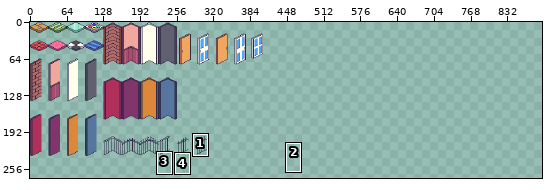
Sprite sheet, stored at tgp/Resources/Casa/TileSetCasa.png. The first picture is a wide view before the edit; the outline marks the close-up.
Close-up. Before the edit:
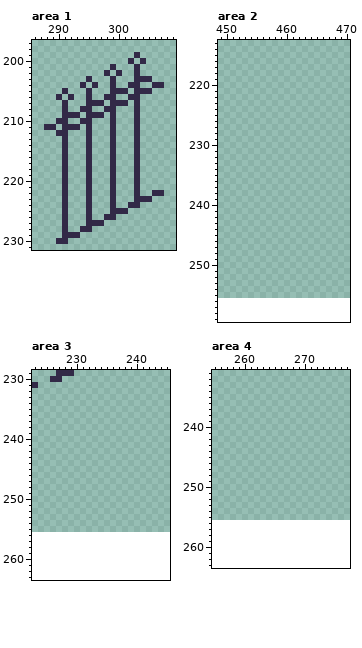
The file is 512x256 pixels. Pixels under 10% opacity are left out. Colours within 5 levels of each other are drawn and written as one. Shown: area 1: x 286..309, y 197..231; area 2: x 449..470, y 213..259; area 3: x 223..245, y 229..263; area 4: x 255..277, y 231..263. The old version is drawn lined up with the new one, on the new canvas. The wide view leaves out empty margins. The commit also changed other parts of the picture, which this record leaves out.
Once edited:
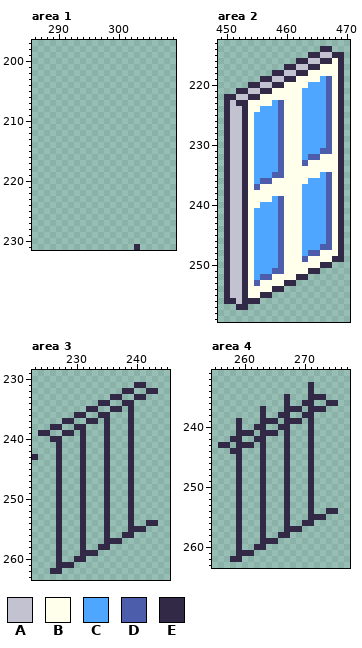
Palette (. is transparent): A #c2c2d1  B #ffffeb  C #4da6fffa  D #4b5babfa  E #322947
The edit:
canvas 512x256 -> 1024x288
Area 1:
y 199: x 303 E -> .
y 200: x 302 E -> .; x 304 E -> .
y 201: x 299 E -> .; x 303 E -> .
y 202: x 298 E -> .; x 300 E -> .; x 303 E -> .
y 203: x 295 E -> .; x 299 E -> .; x 303..305 EEE -> ...
y 204: x 294 E -> .; x 296 E -> .; x 299 E -> .; x 302..303 EE -> ..; x 306..307 EE -> ..
y 205: x 291 E -> .; x 295 E -> .; x 299..301 EEE -> ...; x 303..305 EEE -> ...
y 206: x 290 E -> .; x 292 E -> .; x 295 E -> .; x 298..299 EE -> ..; x 302..303 EE -> ..
y 207: x 291 E -> .; x 295..297 EEE -> ...; x 299..301 EEE -> ...; x 303 E -> .
y 208: x 291 E -> .; x 294..295 EE -> ..; x 298..299 EE -> ..; x 303 E -> .
y 209: x 291..293 EEE -> ...; x 295..297 EEE -> ...; x 299 E -> .; x 303 E -> .
y 210: x 290..291 EE -> ..; x 294..295 EE -> ..; x 299 E -> .; x 303 E -> .
y 211: x 288..289 EE -> ..; x 291..293 EEE -> ...; x 295 E -> .; x 299 E -> .; x 303 E -> .
y 212: x 290..291 EE -> ..; x 295 E -> .; x 299 E -> .; x 303 E -> .
y 213..221: x 291 E -> .; x 295 E -> .; x 299 E -> .; x 303 E -> .
y 222: x 291 E -> .; x 295 E -> .; x 299 E -> .; x 303 E -> .; x 306..307 EE -> ..
y 223: x 291 E -> .; x 295 E -> .; x 299 E -> .; x 303..305 EEE -> ...
y 224: x 291 E -> .; x 295 E -> .; x 299 E -> .; x 302..303 EE -> ..
y 225: x 291 E -> .; x 295 E -> .; x 299..301 EEE -> ...
y 226: x 291 E -> .; x 295 E -> .; x 298..299 EE -> ..
y 227: x 291 E -> .; x 295..297 EEE -> ...
y 228: x 291 E -> .; x 294..295 EE -> ..
y 229: x 291..293 EEE -> ...
y 230: x 290..291 EE -> ..
y 231: x 303 . -> E
Area 2:
y 214: x 466..467 .. -> EE
y 215: x 464..469 ...... -> EEAAEE
y 216: x 462..469 ........ -> EEAAEEBE
y 217: x 460..469 .......... -> EEAAEEBBBE
y 218: x 458..469 ............ -> EEAAEEBBBBBE
y 219: x 456..469 .............. -> EEAAEEBBBBCDBE
y 220: x 454..469 ................ -> EEAAEEBBBBCCCDBE
y 221: x 452..469 .................. -> EEAAEEBBBBBCCCCDBE
y 222: x 450..469 .................... -> EEAAEEBBBBBBBCCCCDBE
y 223: x 450..469 .................... -> EAEEBBBBCDBBBCCCCDBE
y 224: x 450..469 .................... -> EAAEBBCCCDBBBCCCCDBE
y 225..230: x 450..469 .................... -> EAAEBCCCCDBBBCCCCDBE
y 231: x 450..469 .................... -> EAAEBCCCCDBBBCCCDDBE
y 232: x 450..469 .................... -> EAAEBCCCCDBBBCDDBBBE
y 233: x 450..469 .................... -> EAAEBCCCCDBBBDBBBBBE
y 234: x 450..469 .................... -> EAAEBCCCCDBBBBBBBBBE
y 235: x 450..469 .................... -> EAAEBCCCDDBBBBBBCDBE
y 236: x 450..469 .................... -> EAAEBCDDBBBBBBCCCDBE
y 237: x 450..469 .................... -> EAAEBDBBBBBBBCCCCDBE
y 238: x 450..469 .................... -> EAAEBBBBBBBBBCCCCDBE
y 239: x 450..469 .................... -> EAAEBBBBCDBBBCCCCDBE
y 240: x 450..469 .................... -> EAAEBBCCCDBBBCCCCDBE
y 241..246: x 450..469 .................... -> EAAEBCCCCDBBBCCCCDBE
y 247: x 450..469 .................... -> EAAEBCCCCDBBBCCCDDBE
y 248: x 450..469 .................... -> EAAEBCCCCDBBBCDDBBBE
y 249: x 450..469 .................... -> EAAEBCCCCDBBBDBBBBEE
y 250: x 450..467 .................. -> EAAEBCCCCDBBBBBBEE
y 251: x 450..465 ................ -> EAAEBCCCDDBBBBEE
y 252: x 450..463 .............. -> EAAEBCDDBBBBEE
y 253: x 450..461 ............ -> EAAEBDBBBBEE
y 254: x 450..459 .......... -> EAAEBBBBEE
y 255: x 450..457 ........ -> EAAEBBEE
y 256: x 450..455 ...... -> EEAEEE
y 257: x 452..453 .. -> EE
Area 3:
y 229: x 227..229 EEE -> ...
y 230: x 226..227 EE -> ..
y 231: x 223 E -> .; x 240..241 .. -> EE
y 232: x 238..239 .. -> EE; x 242..243 .. -> EE
y 233: x 236..237 .. -> EE; x 240..241 .. -> EE
y 234: x 234..235 .. -> EE; x 238..239 .. -> EE
y 235: x 232..233 .. -> EE; x 236..237 .. -> EE; x 239 . -> E
y 236: x 230..231 .. -> EE; x 234..235 .. -> EE; x 239 . -> E
y 237: x 228..229 .. -> EE; x 232..233 .. -> EE; x 235 . -> E; x 239 . -> E
y 238: x 226..227 .. -> EE; x 230..231 .. -> EE; x 235 . -> E; x 239 . -> E
y 239: x 224..225 .. -> EE; x 228..229 .. -> EE; x 231 . -> E; x 235 . -> E; x 239 . -> E
y 240: x 226..227 .. -> EE; x 231 . -> E; x 235 . -> E; x 239 . -> E
y 241..242: x 227 . -> E; x 231 . -> E; x 235 . -> E; x 239 . -> E
y 243: x 223 . -> E; x 227 . -> E; x 231 . -> E; x 235 . -> E; x 239 . -> E
y 244..253: x 227 . -> E; x 231 . -> E; x 235 . -> E; x 239 . -> E
y 254: x 227 . -> E; x 231 . -> E; x 235 . -> E; x 239 . -> E; x 242..243 .. -> EE
y 255: x 227 . -> E; x 231 . -> E; x 235 . -> E; x 239..241 ... -> EEE
y 256: x 227 . -> E; x 231 . -> E; x 235 . -> E; x 238..239 .. -> EE
y 257: x 227 . -> E; x 231 . -> E; x 235..237 ... -> EEE
y 258: x 227 . -> E; x 231 . -> E; x 234..235 .. -> EE
y 259: x 227 . -> E; x 231..233 ... -> EEE
y 260: x 227 . -> E; x 230..231 .. -> EE
y 261: x 227..229 ... -> EEE
y 262: x 226..227 .. -> EE
Area 4:
y 233..234: x 271 . -> E
y 235: x 267 . -> E; x 271..273 ... -> EEE
y 236: x 267 . -> E; x 270..271 .. -> EE; x 274..275 .. -> EE
y 237: x 263 . -> E; x 267..269 ... -> EEE; x 271..273 ... -> EEE
y 238: x 263 . -> E; x 266..267 .. -> EE; x 270..271 .. -> EE
y 239: x 259 . -> E; x 263..265 ... -> EEE; x 267..269 ... -> EEE; x 271 . -> E
y 240: x 259 . -> E; x 262..263 .. -> EE; x 266..267 .. -> EE; x 271 . -> E
y 241: x 259..261 ... -> EEE; x 263..265 ... -> EEE; x 267 . -> E; x 271 . -> E
y 242: x 258..259 .. -> EE; x 262..263 .. -> EE; x 267 . -> E; x 271 . -> E
y 243: x 256..257 .. -> EE; x 259..261 ... -> EEE; x 263 . -> E; x 267 . -> E; x 271 . -> E
y 244: x 258..259 .. -> EE; x 263 . -> E; x 267 . -> E; x 271 . -> E
y 245..253: x 259 . -> E; x 263 . -> E; x 267 . -> E; x 271 . -> E
y 254: x 259 . -> E; x 263 . -> E; x 267 . -> E; x 271 . -> E; x 274..275 .. -> EE
y 255: x 259 . -> E; x 263 . -> E; x 267 . -> E; x 271..273 ... -> EEE
y 256: x 259 . -> E; x 263 . -> E; x 267 . -> E; x 270..271 .. -> EE
y 257: x 259 . -> E; x 263 . -> E; x 267..269 ... -> EEE
y 258: x 259 . -> E; x 263 . -> E; x 266..267 .. -> EE
y 259: x 259 . -> E; x 263..265 ... -> EEE
y 260: x 259 . -> E; x 262..263 .. -> EE
y 261: x 259..261 ... -> EEE
y 262: x 258..259 .. -> EE
Boxes around the changes in both close-ups, in picture pixels (x1, y1, x2, y2):
erased: (44, 52, 164, 244)
added: (134, 244, 140, 250)
added: (224, 46, 344, 310)
changed: (32, 370, 158, 574)
added: (218, 382, 338, 562)
